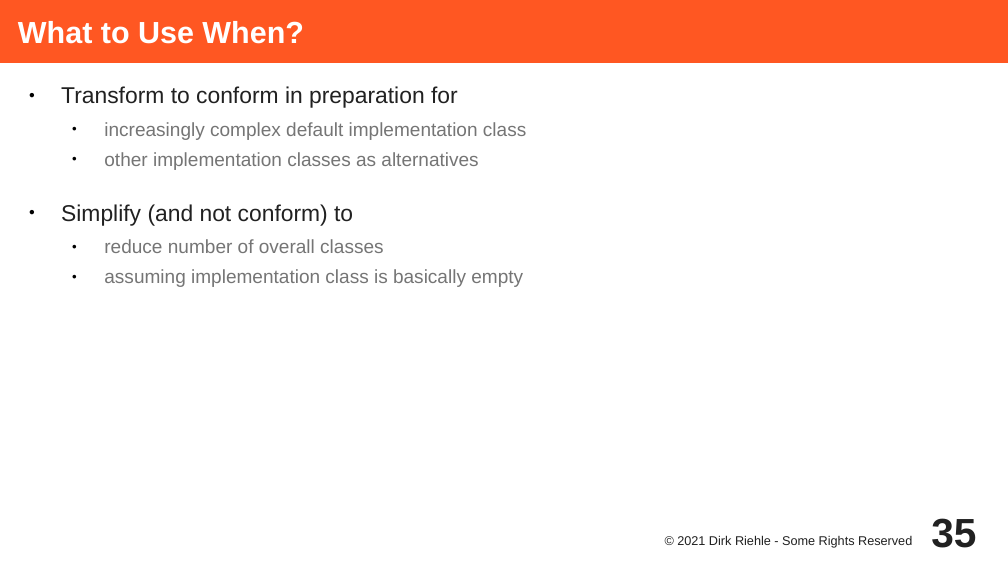
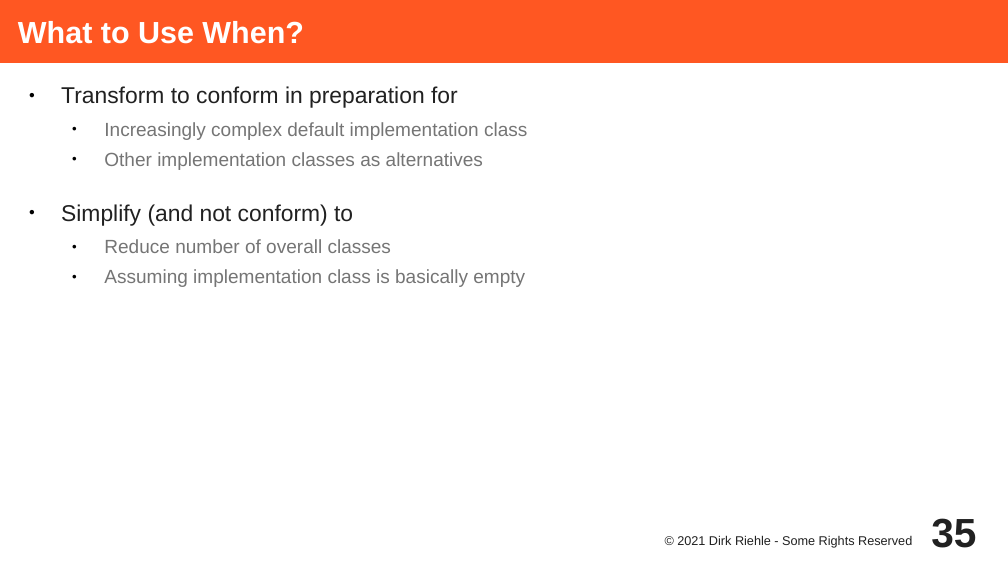
Before and after one commit to dirkriehle/adap-course, a slide deck: slide 35 of Lecture Slides/ADAP C03 - Subtyping and Inheritance.odp. Drawn at 1008x567 pixels with LibreOffice and Linux fonts; fonts in the diff are those of the drawing. Boxes give left, top, right and bottom in pixels: in the first picture for what was removed or moved away, otherwise in the second. Text is boxed around its words. In the diff, an @@ line names an element or a change of style, - is before the commit and + after.

```diff
--- a/Lecture Slides/ADAP C03 - Subtyping and Inheritance.odp
+++ b/Lecture Slides/ADAP C03 - Subtyping and Inheritance.odp
@@ text at (x1=104, y1=122, x2=527, y2=170): text changed @@
-  ● increasingly complex default implementation class
-  ● other implementation classes as alternatives
+  ● Increasingly complex default implementation class
+  ● Other implementation classes as alternatives
@@ text at (x1=104, y1=239, x2=525, y2=287): text changed @@
-  ● reduce number of overall classes
-  ● assuming implementation class is basically empty
+  ● Reduce number of overall classes
+  ● Assuming implementation class is basically empty
```
Also in this commit, not shown: 4 other slides changed, 7 other files.
